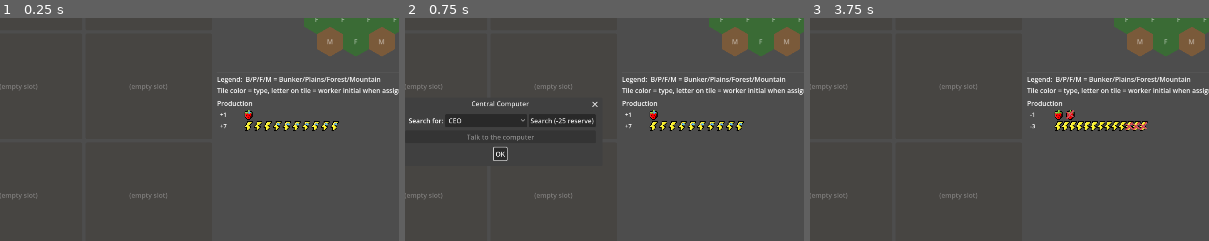
Above: before the commit, frames 1-3 (left to right).
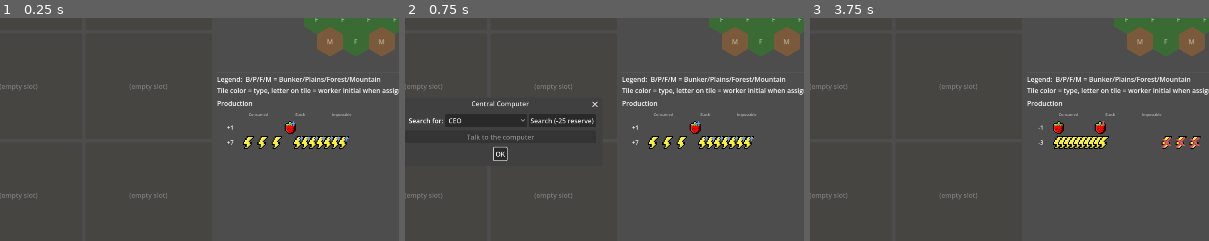
Above: after the commit, the same moments.

Repository: Infornographie/degel
Game: Godot game, scene res://scenes/main_ui.tscn
Two runs of this game, one before a commit and one after it. Both use one fixed random seed, a clock stepped at 60 frames per second and the inputs below.
Inputs:
- Up to frame 1 (0.25 s): no input
- Up to frame 2 (0.75 s): click "Interact" at 0.5 s
- Up to frame 3 (3.75 s): click "OK" at 1.25 s; click "Choose target" at 2 s; click "Assign" at 2.75 s; click "Wake" at 3.5 s
The pictures show only the part of the screen within x 38-88%, y 23-73%; the shares and areas given below are measured in that part.

The runs differ from the first frame. In frame 1, 1.8% of the frame differs, in the area x 55-88%, y 41-59%; in frame 2, 1.8%; in frame 3, 2.2%, in the area x 55-98%, y 41-59%.

Commit message:
Production view refactor
- remade production view
- added a few sprites

Diff:
--- a/localization/translations.csv
+++ b/localization/translations.csv
@@ -130,3 +130,7 @@
 ACTIVITY_FORESTER,Forestier,Forester
 ACTIVITY_GARDENER,Jardinier,Gardener
 ACTIVITY_ORE_PICKER,Ramasseur de minerai,Ore picker
+PROD_HEADER_CONSUMED,Consommé,Consumed
+PROD_HEADER_DELTA,Stock,Stock
+PROD_HEADER_IMPOSSIBLE,Impossible,Impossible
+PROD_RISKY_TITLE,Production aléatoire,Random production
--- a/scenes/main_ui.gd
+++ b/scenes/main_ui.gd
@@ -1041,15 +1041,49 @@
 		return
 	for child in _production_section.get_children():
 		child.queue_free()
+	_production_section.add_child(_make_production_header())
 	for resource_name in PRODUCTION_ORDER:
-		var produced: float = _compute_production(resource_name)
-		var consumed: float = _compute_consumption(resource_name)
-		if produced == 0.0 and consumed == 0.0:
-			continue
-		_production_section.add_child(_make_production_row(resource_name, produced, consumed))
+		var flow: Dictionary = _compute_resource_flow(resource_name)
+		var production: float = flow["production"]
+		var impossible: float = flow["impossible"]
+		var consumption: float = flow["consumption"]
+		if production == 0.0 and consumption == 0.0 and impossible == 0.0:
+			continue
+		_production_section.add_child(_make_production_row(resource_name, production, consumption, impossible))
 	# Lignes pour les activités à risque (chasse, etc.)
-	for row in _gather_risky_activities():
-		_production_section.add_child(_make_risky_row(row))
+	var risky := _gather_risky_activities()
+	if not risky.is_empty():
+		var sep := HSeparator.new()
+		sep.add_theme_constant_override("separation", 4)
+		_production_section.add_child(sep)
+		var title := Label.new()
+		title.text = tr("PROD_RISKY_TITLE")
+		title.add_theme_font_size_override("font_size", 10)
+		title.modulate = Color(1, 1, 1, 0.7)
+		_production_section.add_child(title)
+		for row_data in risky:
+			_production_section.add_child(_make_risky_row(row_data))
+
+func _make_production_header() -> HBoxContainer:
+	var row := HBoxContainer.new()
+	row.add_theme_constant_override("separation", COLUMN_GAP)
+	row.modulate = Color(1, 1, 1, 0.6)
+	var spacer := Label.new()
+	spacer.text = ""
+	spacer.custom_minimum_size = Vector2(40, 0)
+	row.add_child(spacer)
+	row.add_child(_make_header_label(tr("PROD_HEADER_CONSUMED")))
+	row.add_child(_make_header_label(tr("PROD_HEADER_DELTA")))
+	row.add_child(_make_header_label(tr("PROD_HEADER_IMPOSSIBLE")))
+	return row
+
+func _make_header_label(text: String) -> Label:
+	var label := Label.new()
+	label.text = text
+	label.add_theme_font_size_override("font_size", 9)
+	label.custom_minimum_size = Vector2(80, 0)
+	label.horizontal_alignment = HORIZONTAL_ALIGNMENT_CENTER
+	return label
 
 func _make_risky_row(row: Dictionary) -> HBoxContainer:
 	var container := HBoxContainer.new()
@@ -1070,23 +1104,51 @@
 		icons.add_child(_make_resource_icon(activity.produced_resource, PRODUCTION_ICON_SIZE))
 	return container
 
-func _compute_production(resource_name: String) -> float:
-	var total: float = 0.0
+## Retourne un Dictionary avec : production (qui peut opérer),
+## impossible (qui voudrait mais bloqué), consumption.
+func _compute_resource_flow(resource_name: String) -> Dictionary:
+	var production: float = 0.0
+	var impossible: float = 0.0
+	var consumption: float = 0.0
+	# --- PRODUCTION ---
+	# Colons sur tuiles (hors risky)
 	for s in GameState.awake_survivors():
-		# Exclure les activités à risque, qui auront leur ligne dédiée
-		if s.activity_id != "":
-			var activity: Activity = GameState.activity_registry.get_activity(s.activity_id)
-			if activity != null and activity.success_rate < 1.0:
-				continue
-		var out: Dictionary = GameState.get_survivor_output(s)
-		total += out.get(resource_name, 0.0)
+		if s.activity_id == "":
+			continue
+		var activity: Activity = GameState.activity_registry.get_activity(s.activity_id)
+		if activity == null:
+			continue
+		if activity.success_rate < 1.0:
+			continue  # géré dans risky
+		if activity.produced_resource != resource_name:
+			continue
+		var raw: float = 0.0
+		if s.tile_key != "":
+			var tile: HexTile = GameState.hex_map.get_tile_by_key(s.tile_key)
+			if tile != null:
+				raw = tile.yields.get(s.activity_id, 0.0)
+		if raw <= 0.0:
+			continue
+		# Vérifier les inputs disponibles
+		var has_inputs := true
+		for input_name in activity.inputs:
+			if GameState.resources.get(input_name, 0.0) < activity.inputs[input_name]:
+				has_inputs = false
+				break
+		if has_inputs:
+			production += raw
+		else:
+			impossible += raw
+	# Synth (production food)
 	if resource_name == "food":
 		var synth: Building = GameState._find_building_by_type("synthesizer")
 		if synth != null and synth.active:
-			total += GameState.SYNTH_FOOD_OUTPUT
+			production += GameState.SYNTH_FOOD_OUTPUT
+	# Réacteur (production electricity)
 	if resource_name == "electricity":
-		total += GameState.reactor_output
-	# Production par les bâtiments opérationnels
+		production += GameState.reactor_output
+	# Bâtiments opérationnels
+	# Bâtiments opérationnels
 	for b in GameState.buildings:
 		if b.state != Building.State.OPERATIONAL or not b.active:
 			continue
@@ -1094,17 +1156,53 @@
 			continue
 		if not b.can_operate():
 			continue
-		var has_inputs := true
+		var output: float = b.config.outputs.get(resource_name, 0.0) * b.level_multiplier()
+		if output <= 0.0:
+			continue
+		# Calcule l'operation_factor comme dans _resolve_buildings_operation
+		var operation_factor: float = 1.0
 		for input_name in b.config.inputs:
 			var needed: float = b.config.inputs[input_name] * b.level_multiplier()
-			if GameState.resources.get(input_name, 0.0) < needed:
-				has_inputs = false
-				break
-		if not has_inputs:
-			continue
-		var output: float = b.config.outputs.get(resource_name, 0.0) * b.level_multiplier()
-		total += output
-	return total
+			if needed <= 0.0:
+				continue
+			var available: float = GameState.resources.get(input_name, 0.0)
+			operation_factor = min(operation_factor, available / needed)
+		# Part effectivement produite et part impossible
+		var effective_output: float = output * operation_factor
+		production += effective_output
+		impossible += output - effective_output
+	# --- CONSOMMATION ---
+	if resource_name == "food":
+		consumption += GameState.awake_count() * GameState.config.food_per_survivor
+	if resource_name == "electricity":
+		consumption += GameState.electricity_consumed_this_turn()
+		var synth: Building = GameState._find_building_by_type("synthesizer")
+		if synth != null and synth.active:
+			consumption += GameState.SYNTH_ELECTRICITY_COST
+	# Activités sur tuiles
+	for s in GameState.awake_survivors():
+		if s.activity_id == "":
+			continue
+		var activity: Activity = GameState.activity_registry.get_activity(s.activity_id)
+		if activity == null:
+			continue
+		consumption += activity.inputs.get(resource_name, 0.0)
+	# Construction
+	consumption += _construction_consumption(resource_name)
+	# Bâtiments opérationnels
+	for b in GameState.buildings:
+		if b.state != Building.State.OPERATIONAL or not b.active:
+			continue
+		if b.config.id == "construction_zone":
+			continue
+		if not b.can_operate():
+			continue
+		consumption += b.config.inputs.get(resource_name, 0.0) * b.level_multiplier()
+	return {
+		"production": production,
+		"impossible": impossible,
+		"consumption": consumption,
+	}
 
 func _gather_risky_activities() -> Array:
 	# Retourne une liste de { activity, count, tile_amount }
@@ -1126,37 +1224,6 @@
 			"survivor": s,
 		})
 	return rows
-
-func _compute_consumption(resource_name: String) -> float:
-	var total: float = 0.0
-	if resource_name == "food":
-		total += GameState.awake_count() * GameState.config.food_per_survivor
-	if resource_name == "electricity":
-		total += GameState.electricity_consumed_this_turn()
-		var synth: Building = GameState._find_building_by_type("synthesizer")
-		if synth != null and synth.active:
-			total += GameState.SYNTH_ELECTRICITY_COST
-	# Consommation par les activités sur tuiles
-	for s in GameState.awake_survivors():
-		if s.activity_id == "":
-			continue
-		var activity: Activity = GameState.activity_registry.get_activity(s.activity_id)
-		if activity == null:
-			continue
-		total += activity.inputs.get(resource_name, 0.0)
-	# Consommation par la construction
-	total += _construction_consumption(resource_name)
-	# Consommation par les bâtiments opérationnels
-	for b in GameState.buildings:
-		if b.state != Building.State.OPERATIONAL or not b.active:
-			continue
-		if b.config.id == "construction_zone":
-			continue
-		if not b.can_operate():
-			continue
-		var input: float = b.config.inputs.get(resource_name, 0.0) * b.level_multiplier()
-		total += input
-	return total
 
 ## Calcule combien de ressources le chantier actif va consommer ce tour.
 func _construction_consumption(resource_name: String) -> float:
@@ -1189,40 +1256,71 @@
 		work -= to_consume
 	return 0.0
 
-func _make_production_row(resource_name: String, produced: float, consumed: float) -> HBoxContainer:
+const COLUMN_GAP: int = 20
+const NON_STORABLE_RESOURCES: Array[String] = ["electricity", "heat"]
+
+func _make_production_row(resource_name: String, production: float, consumption: float, impossible: float) -> HBoxContainer:
 	var row := HBoxContainer.new()
 	row.size_flags_horizontal = Control.SIZE_EXPAND_FILL
-	# Total net en chiffre
-	var net: float = produced - consumed
+	row.add_theme_constant_override("separation", COLUMN_GAP)
+	# Calcul des 3 catégories visibles
+	var prod_int: int = int(production)
+	var cons_int: int = int(consumption)
+	var imp_int: int = int(impossible)
+	var covered: int = min(prod_int, cons_int)  # part conso couverte
+	var surplus: int = max(0, prod_int - cons_int)
+	var deficit: int = max(0, cons_int - prod_int)
+	# Colonne 1 : net chiffré
+	var net: float = production - consumption
 	var net_label := Label.new()
-	net_label.text = "  %+.0f  " % net
+	net_label.text = "%+d" % int(net)
 	net_label.add_theme_font_size_override("font_size", 14)
-	net_label.custom_minimum_size = Vector2(60, 0)
+	net_label.custom_minimum_size = Vector2(40, 0)
+	net_label.horizontal_alignment = HORIZONTAL_ALIGNMENT_RIGHT
 	row.add_child(net_label)
-	# Container des icônes avec separation négative si trop d'icônes
-	var icons := HBoxContainer.new()
-	icons.size_flags_horizontal = Control.SIZE_EXPAND_FILL
-	row.add_child(icons)
-	var produced_int: int = int(produced)
-	var consumed_int: int = int(consumed)
-	var icon_count: int = max(produced_int, consumed_int)
-	# Calcul de séparation : si plus de 8 icônes, on commence à les superposer
-	var separation: int = 4
-	if icon_count > 8:
-		# On veut tenir dans environ 8 × (icon_size + 4) px de large
-		var target_width: float = 8.0 * (PRODUCTION_ICON_SIZE + 4)
-		var needed_width: float = icon_count * PRODUCTION_ICON_SIZE
-		var overlap_per_icon: float = (needed_width - target_width) / max(1, icon_count - 1)
-		separation = int(-overlap_per_icon)
-	icons.add_theme_constant_override("separation", separation)
-	for i in icon_count:
-		var overlay := ""
-		if i >= produced_int:
-			overlay = "crossed"
-		elif i >= consumed_int:
-			overlay = "surplus"
-		icons.add_child(_make_production_icon(resource_name, overlay))
+	# Colonne 2 : consommé couvert
+	row.add_child(_make_icon_column(resource_name, covered, ""))
+	# Colonne 3 : surplus OU déficit
+	# Colonne 3 : surplus OU déficit (stock)
+	if surplus > 0:
+		row.add_child(_make_icon_column(resource_name, surplus, "surplus"))
+	elif deficit > 0 and not (resource_name in NON_STORABLE_RESOURCES):
+		row.add_child(_make_icon_column(resource_name, deficit, "deficit"))
+	else:
+		row.add_child(_make_empty_column())
+	# Colonne 4 : impossible (faute d'inputs) + déficit non-stockable
+	var total_impossible: int = imp_int
+	if deficit > 0 and resource_name in NON_STORABLE_RESOURCES:
+		total_impossible += deficit
+	if total_impossible > 0:
+		row.add_child(_make_icon_column(resource_name, total_impossible, "crossed"))
+	else:
+		row.add_child(_make_empty_column())
+	# Colonne 4 : impossible
+	if imp_int > 0:
+		row.add_child(_make_icon_column(resource_name, imp_int, "crossed"))
+	else:
+		row.add_child(_make_empty_column())
 	return row
+
+func _make_empty_column() -> Control:
+	var ctl := Control.new()
+	ctl.custom_minimum_size = Vector2(80, PRODUCTION_ICON_SIZE)
+	return ctl
+
+func _make_icon_column(resource_name: String, count: int, overlay: String) -> HBoxContainer:
+	var col := HBoxContainer.new()
+	col.custom_minimum_size = Vector2(80, PRODUCTION_ICON_SIZE)
+	# Resserrement si trop d'icônes
+	var separation: int = 2
+	if count > 4:
+		var target_width: float = 4.0 * (PRODUCTION_ICON_SIZE + 2)
+		var needed_width: float = count * PRODUCTION_ICON_SIZE
+		separation = int(-((needed_width - target_width) / max(1, count - 1)))
+	col.add_theme_constant_override("separation", separation)
+	for i in count:
+		col.add_child(_make_production_icon(resource_name, overlay))
+	return col
 
 func _make_resource_icon(resource_name: String, icon_size: int) -> Control:
 	var sprite_path := RESOURCE_SPRITE_PATH % resource_name
@@ -1239,7 +1337,7 @@
 	return placeholder
 
 const OVERLAY_PATH := "res://assets/resources/%s.png"
-const PRODUCTION_ICON_SIZE: int = 24
+const PRODUCTION_ICON_SIZE: int = 32
 
 func _make_production_icon(resource_name: String, overlay: String) -> Control:
 	# On empile l'icône de la ressource et un overlay éventuel
@@ -1259,13 +1357,12 @@
 			ov.position = Vector2.ZERO
 			stack.add_child(ov)
 		else:
-			# Placeholder coloré semi-transparent
 			var ph := ColorRect.new()
 			ph.custom_minimum_size = Vector2(PRODUCTION_ICON_SIZE, PRODUCTION_ICON_SIZE)
-			if overlay == "surplus":
-				ph.color = Color(0.4, 1.0, 0.4, 0.5)
-			else:
-				ph.color = Color(1.0, 0.3, 0.3, 0.6)
+			match overlay:
+				"surplus": ph.color = Color(0.4, 1.0, 0.4, 0.5)   # vert
+				"deficit": ph.color = Color(1.0, 0.7, 0.2, 0.5)   # orange (puisé sur réserve)
+				_: ph.color = Color(1.0, 0.3, 0.3, 0.6)            # rouge (manquant)
 			ph.position = Vector2.ZERO
 			stack.add_child(ph)
 	return stack
Binary file added: assets/resources/deficit.png
Not shown, added: assets/resources/deficit.png.import
Binary file added: assets/resources/meal.png
Not shown, added: assets/resources/meal.png.import
Binary file added: assets/resources/plank.png
Not shown, added: assets/resources/plank.png.import
Binary file changed: assets/resources/surplus.png
Not shown, added: assets/resources/deficit.pxo
Not shown, changed: assets/resources/surplus.pxo
